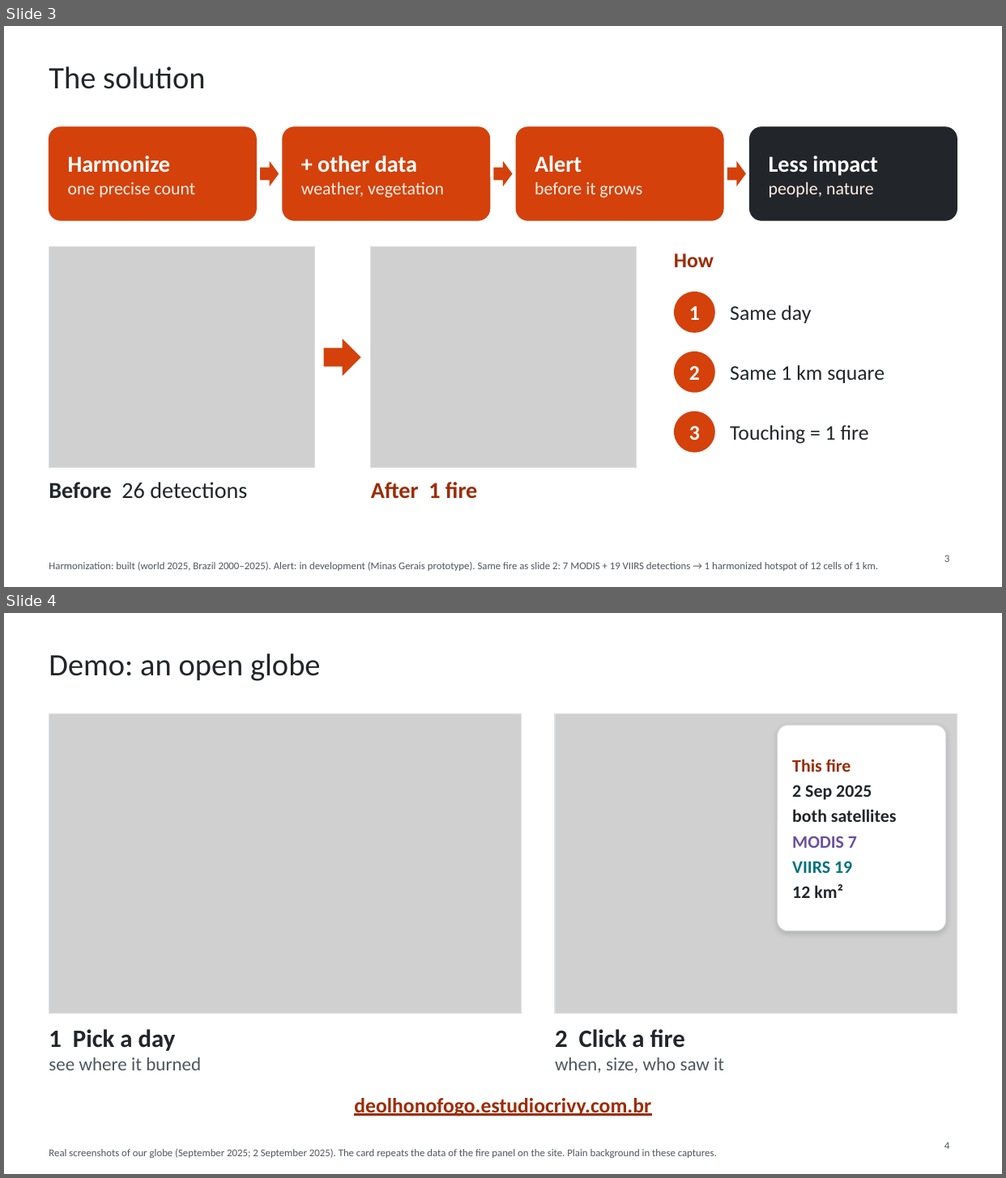
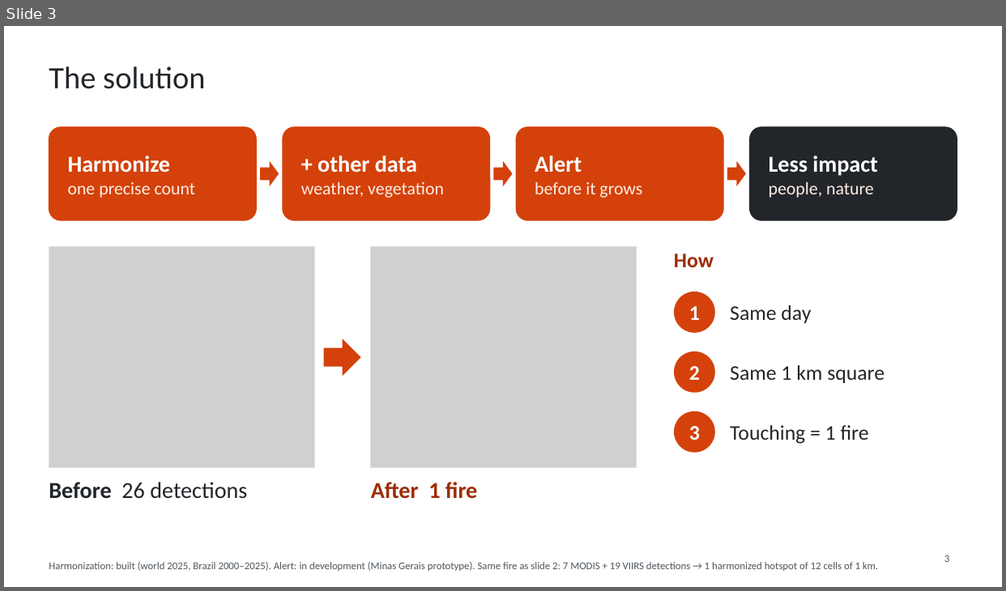
Before and after one commit to WednyFernandes/de-olho-no-fogo, a slide deck: public/apresentacao/de-olho-no-fogo-space-apps-2026-en.pptx. Shown one above the other, each under a label of ours: slides 3 and 4 before the commit, slide 3 after it. The pictures are 1006x1178 and 1006x591 pixels, drawn with LibreOffice and Linux fonts; fonts in the diff are those of the drawing; grey boxes stand for pictures. Boxes give left, top, right and bottom in pixels: in the first picture for what was removed or moved away, otherwise in the second. Text is boxed around its words. In the diff, an @@ line names an element or a change of style, - is before the commit and + after.

```diff
--- a/public/apresentacao/de-olho-no-fogo-space-apps-2026-en.pptx
+++ b/public/apresentacao/de-olho-no-fogo-space-apps-2026-en.pptx
@@ slide 4 removed at (4,613,1002,1174), background #FFFFFF @@
@@ title removed at (49,653,321,681) @@
-Demo: an open globe
@@ picture removed at (49,714,522,1013) @@
@@ rectangle removed at (49,714,522,1013) @@
@@ picture removed at (555,714,957,1013) @@
@@ rectangle removed at (555,714,957,1013) @@
@@ rounded rectangle removed at (778,726,946,931) @@
@@ text removed at (792,759,897,898) @@
-This fire
-2 Sep 2025
-both satellites
-MODIS 7
-VIIRS 19
-12 km²
@@ text removed at (49,1029,201,1071) @@
-1 Pick a day
-see where it burned
@@ text removed at (555,1029,724,1073) @@
-2 Click a fire
-when, size, who saw it
@@ text removed at (354,1098,651,1117) @@
-deolhonofogo.estudiocrivy.com.br
@@ page number removed at (944,1143,949,1149) @@
-4
@@ text removed at (49,1149,717,1158) @@
-Real screenshots of our globe (September 2025; 2 September 2025). The card repeats the data of the fire panel on the site. Plain background in these captures.
```
Also in this commit, not shown: 1 slide added, 10 other files.
